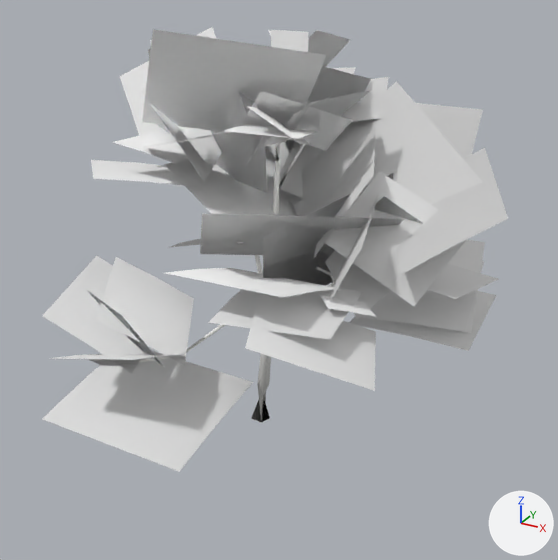
What one commit did to the glTF model ocean/swat/assets/environment/hollow_woods/trees/sycamore_0_lod1.glb.
Both versions are drawn from a 50 mm camera at (24.0, -40.9, 31.6) aimed at (2.2, -1.2, 11.7). The lights are fixed; the arrows at lower right show +X, +Y and +Z. The first picture is the older version. Vertices at exactly the same position are counted once.

Objects in the first picture: 'sycamore_0_lod1'.
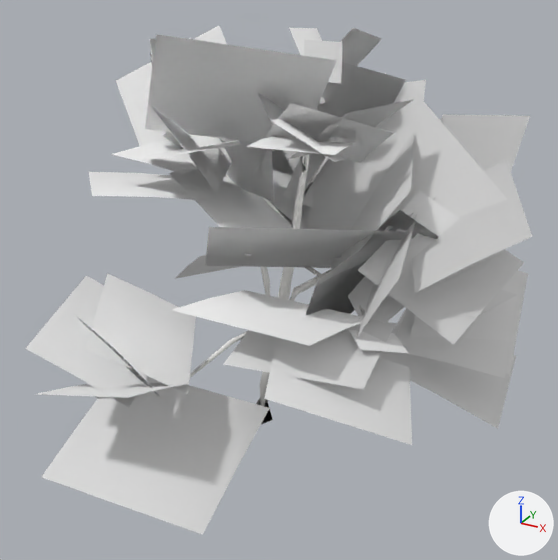
Edits to the bpy script that builds the scene:
```text
Change me_sycamore_0_lod1:
    remove me_sycamore_0_lod1.from_pydata(...)  # 596 vertices, 590 faces; spans x -11.7..16.7, y -13.8..12.8, z -0.1..27.5
    add me_sycamore_0_lod1.from_pydata(...)  # 596 vertices, 590 faces; spans x -12.4..17.9, y -15.1..15.2, z -0.2..27.3
    me_sycamore_0_lod1 part 1: the loose piece of 46 vertices spanning x -0.7..1.9, y -0.6..0.7, z -0.1..22.4 is multiplied about the mesh origin by the matrix ((1.276, 0.011, 0.056), (0.003, 1.24, 0.039), (-0.131, -0.051, 0.987))
    me_sycamore_0_lod1 part 2: the loose piece of 16 vertices spanning x -3.4..1.0, y -9.9..0.0, z 7.7..9.4 is multiplied about its middle by the matrix ((1.11, -0.003, -0.019), (0.002, 1.109, -0.056), (0.02, 0.056, 1.108)), then moved by (0.4, -0.2, -1.3)
    me_sycamore_0_lod1 part 3: the loose piece of 16 vertices spanning x 1.0..8.7, y -5.7..0.3, z 13.4..13.8 is multiplied about its middle by the matrix ((1.118, -0.009, 0.059), (0.012, 1.119, -0.056), (-0.059, 0.057, 1.117)), then moved by (1.4, 0.2, -1.2)
    me_sycamore_0_lod1 part 4: the loose piece of 16 vertices spanning x -6.0..1.3, y -1.1..0.4, z 15.3..21.3 is scaled about its middle by (1.16, 1.2, 1.03), then moved by (0.6, 0.5, -0.6)
    me_sycamore_0_lod1 part 5: the loose piece of 16 vertices spanning x 1.2..2.3, y 0.0..5.9, z 17.0..22.3 is scaled about its middle by (1.23, 1.16, 1.06), then moved by (1.4, 1.1, -0.5)
    me_sycamore_0_lod1 part 6: the loose piece of 16 vertices spanning x 1.4..4.7, y -3.5..0.0, z 19.0..22.3 is scaled about its middle by (1.13, 1.17, 1.04), then moved by (1.7, 0.4, -0.5)
    me_sycamore_0_lod1 part 7: the loose piece of 16 vertices spanning x 0.5..9.5, y -2.1..0.2, z 7.4..16.8 is scaled about its middle by (1.05, 1.05, 1.04), then moved by (0.7, 0.2, -0.8)
    me_sycamore_0_lod1 part 8: the loose piece of 16 vertices spanning x -1.5..0.9, y -0.3..0.5, z 6.6..20.6 is scaled about its middle by (1.06, 1.14, 1.04), then moved by (0.3, 0.2, -0.7)
    me_sycamore_0_lod1 part 9: the loose piece of 6 vertices spanning x 3.2..9.0, y -7.8..2.8, z 10.8..19.4 is multiplied about its middle by the matrix ((1.1, -0.178, 0.109), (0.186, 1.102, -0.072), (-0.096, 0.089, 1.112)), then moved by (2.5, 0.2, -1.3)
    me_sycamore_0_lod1 part 10: the loose piece of 6 vertices spanning x 7.2..14.9, y -2.7..6.4, z 10.3..10.6 is multiplied about its middle by the matrix ((1.058, -0.054, 0.362), (0.044, 1.118, 0.039), (-0.364, -0.023, 1.059)), then moved by (1.5, 1.0, -3.6)
    me_sycamore_0_lod1 part 11: the loose piece of 6 vertices spanning x 7.5..14.4, y -2.2..5.5, z 10.9..12.8 is multiplied about its middle by the matrix ((1.112, -0.015, 0.134), (0.019, 1.119, -0.03), (-0.134, 0.033, 1.111)), then moved by (2.1, 0.9, -2.0)
    me_sycamore_0_lod1 part 12: the loose piece of 6 vertices spanning x 8.0..14.5, y -1.3..5.1, z 10.5..14.4 is multiplied about its middle by the matrix ((1.114, -0.011, 0.119), (0.007, 1.119, 0.035), (-0.119, -0.034, 1.113)), then moved by (2.2, 0.9, -1.9)
    me_sycamore_0_lod1 part 13: the loose piece of 6 vertices spanning x 5.3..12.3, y 3.4..6.6, z 17.2..22.3 is multiplied about its middle by the matrix ((1.006, 0.476, -0.127), (-0.465, 1.013, 0.112), (0.163, -0.048, 1.107)), then moved by (2.7, 1.6, -0.9)
    me_sycamore_0_lod1 part 14: the loose piece of 6 vertices spanning x -7.1..2.8, y -13.7..-5.4, z 5.3..6.9 is multiplied about its middle by the matrix ((1.117, -0.072, 0.028), (0.076, 1.101, -0.189), (-0.015, 0.19, 1.104)), then moved by (0.7, -0.4, -2.5)
    me_sycamore_0_lod1 part 15: the loose piece of 6 vertices spanning x -6.8..0.6, y -12.2..-3.4, z 9.2..13.3 is multiplied about its middle by the matrix ((1.12, -0.008, -0.029), (0.008, 1.12, -0.028), (0.029, 0.028, 1.119)), then moved by (0.2, -0.6, -1.2)
    me_sycamore_0_lod1 part 16: the loose piece of 6 vertices spanning x -9.2..-2.4, y -12.4..-3.4, z 8.4..12.6 is multiplied about its middle by the matrix ((1.119, -0.007, -0.045), (0.006, 1.12, -0.031), (0.045, 0.031, 1.119)), then moved by (-0.2, -0.7, -1.6)
    me_sycamore_0_lod1 part 17: the loose piece of 6 vertices spanning x -5.7..0.3, y -13.8..-8.9, z 8.2..11.4 is multiplied about its middle by the matrix ((1.12, 0.002, -0.013), (-0.003, 1.119, -0.045), (0.013, 0.045, 1.119)), then moved by (0.3, -1.0, -1.6)
    me_sycamore_0_lod1 part 18: the loose piece of 6 vertices spanning x -5.8..0.1, y -12.5..-8.4, z 9.1..13.3 is multiplied about its middle by the matrix ((1.12, -0.004, -0.02), (0.003, 1.119, -0.05), (0.02, 0.049, 1.119)), then moved by (0.2, -1.0, -1.4)
    me_sycamore_0_lod1 part 19: 306 of 596 vertices moved; they spanned x -11.7..16.7, y -12.6..12.8, z 8.1..27.5 and now span x -12.4..17.9, y -13.5..15.2, z 6.5..27.3; mean shift (1.0, 0.6, -0.7); largest move (12.5, -10.2, 11.4) -> (14.8, -10.8, 9.4)
    other edits to the shape of me_sycamore_0_lod1 do not show in these pictures
```

Changed parts and their boxes [x1, y1, x2, y2] in the pictures (558 x 560 px; the box of a moved part takes in the faces that stretch with it):
'sycamore_0_lod1', reshaped (9% wider, 15% taller): before [42, 27, 508, 471]; after [25, 26, 532, 535]
part 1 of me_sycamore_0_lod1, moved or reshaped: before [251, 143, 281, 422]; after [256, 154, 310, 424]
part 2 of me_sycamore_0_lod1, moved or reshaped: before [139, 324, 225, 362]; after [190, 331, 248, 378]
part 3 of me_sycamore_0_lod1, moved or reshaped (mostly hidden): before [316, 266, 336, 285]; after [304, 266, 369, 324]
part 4 of me_sycamore_0_lod1, moved or reshaped (mostly hidden): before [214, 165, 225, 171]; after [225, 174, 292, 225]
part 5 of me_sycamore_0_lod1, moved or reshaped: before [279, 144, 305, 188]; after [303, 157, 328, 198]
part 6 of me_sycamore_0_lod1, moved or reshaped: before [276, 142, 282, 162]; after [302, 138, 331, 172]
part 7 of me_sycamore_0_lod1, moved or reshaped (not visible before): after [290, 269, 332, 301]
part 8 of me_sycamore_0_lod1, moved or reshaped (mostly hidden): before [242, 183, 263, 274]; after [248, 192, 270, 296]
part 9 of me_sycamore_0_lod1, moved or reshaped: before [263, 173, 394, 286]; after [306, 197, 436, 315]
part 10 of me_sycamore_0_lod1, moved or reshaped: before [350, 291, 496, 351]; after [379, 308, 516, 429]
part 11 of me_sycamore_0_lod1, moved or reshaped: before [363, 261, 484, 332]; after [396, 309, 513, 378]
part 12 of me_sycamore_0_lod1, moved or reshaped: before [382, 240, 485, 333]; after [410, 271, 528, 374]
part 13 of me_sycamore_0_lod1, moved or reshaped: before [416, 103, 483, 159]; after [440, 114, 530, 172]
part 14 of me_sycamore_0_lod1, moved or reshaped: before [42, 350, 253, 471]; after [41, 376, 270, 535]
part 15 of me_sycamore_0_lod1, moved or reshaped: before [96, 257, 194, 365]; after [85, 273, 196, 395]
part 16 of me_sycamore_0_lod1, moved or reshaped: before [43, 256, 149, 374]; after [25, 276, 147, 408]
part 17 of me_sycamore_0_lod1, moved or reshaped: before [49, 354, 185, 360]; after [38, 383, 186, 398]
part 18 of me_sycamore_0_lod1, moved or reshaped: before [87, 290, 164, 367]; after [75, 315, 160, 397]
part 19 of me_sycamore_0_lod1, moved or reshaped: before [88, 27, 508, 391]; after [89, 26, 532, 445]
